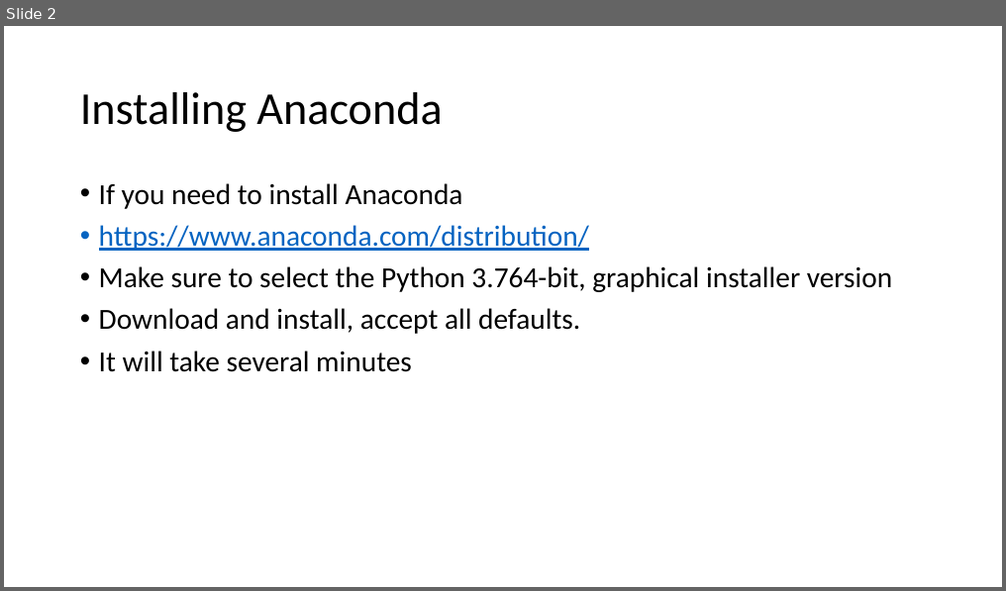
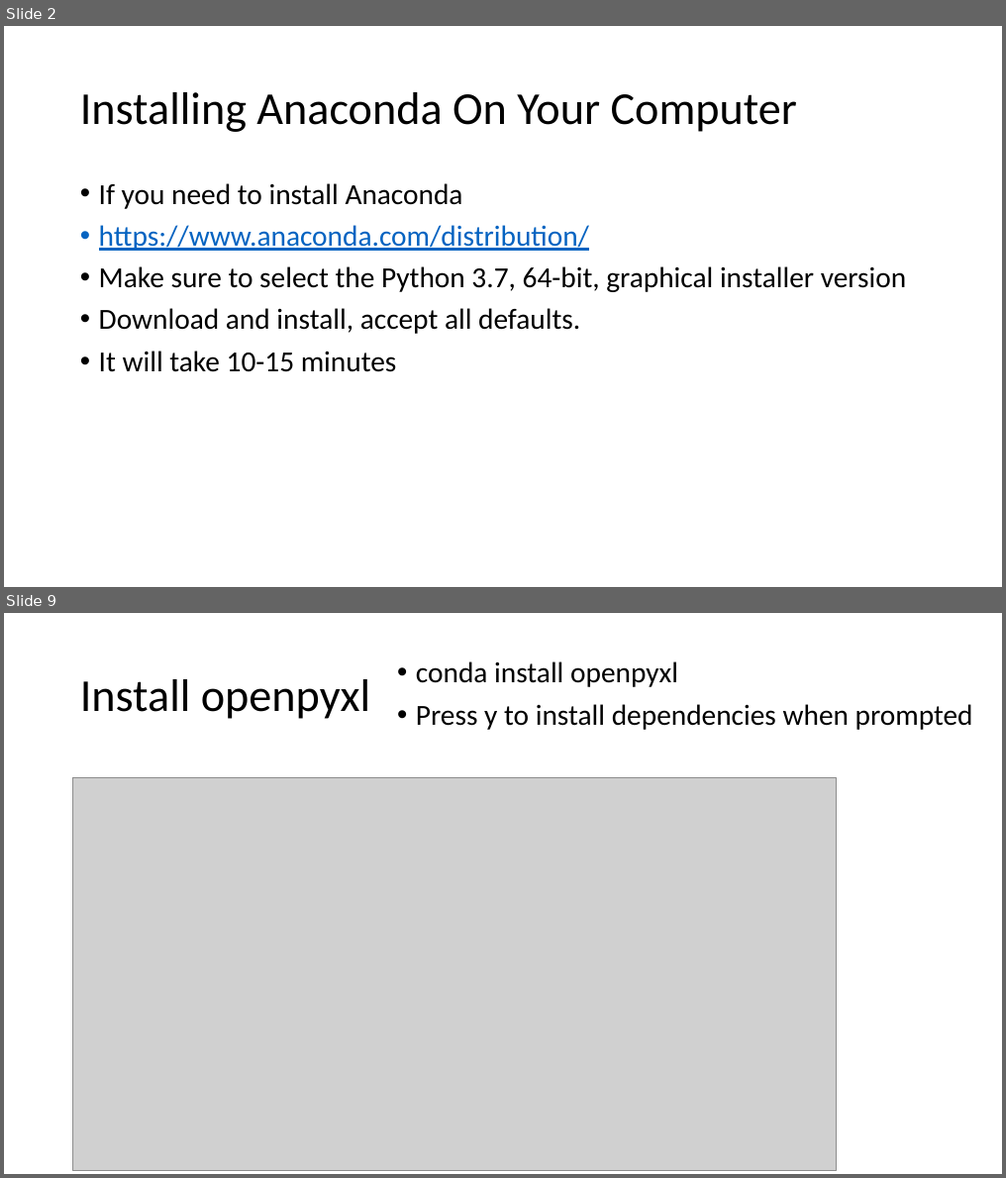
Before and after one commit to mike-babb/intro_to_python, a slide deck: Installing Anaconda and Geopandas.pptx. Shown one above the other, each under a label of ours: slide 2 before the commit, slides 2 and 9 after it; the slides between them are not shown. The pictures are 1006x591 and 1006x1178 pixels, drawn with LibreOffice and Linux fonts; fonts in the diff are those of the drawing; grey boxes stand for pictures. Boxes give left, top, right and bottom in pixels: in the first picture for what was removed or moved away, otherwise in the second. Text is boxed around its words. In the diff, an @@ line names an element or a change of style, - is before the commit and + after.

```diff
--- a/Installing Anaconda and Geopandas.pptx
+++ b/Installing Anaconda and Geopandas.pptx
@@ slide 9 added at (x1=4, y1=613, x2=1002, y2=1174), background #FFFFFF @@
@@ text added at (x1=416, y1=662, x2=973, y2=730), 28 pt, text #000000 @@
+• conda install openpyxl
+• Press y to install dependencies when prompted
@@ title added at (x1=80, y1=679, x2=370, y2=719), 44 pt, text #000000 @@
+Install openpyxl
@@ picture added at (x1=73, y1=778, x2=837, y2=1171) @@
@@ slide 2 changed as well @@
@@ title at (x1=80, y1=92, x2=797, y2=132): text changed @@
-Installing Anaconda
+Installing Anaconda On Your Computer
@@ text at (x1=99, y1=267, x2=906, y2=292): text changed @@
-• Make sure to select the Python 3.764-bit, graphical installer version
+• Make sure to select the Python 3.7, 64-bit, graphical installer version
@@ text at (x1=99, y1=351, x2=397, y2=372): text changed @@
-• It will take several minutes
+• It will take 10-15 minutes
```
Also in this commit, not shown: 1 other slide changed, 7 other slides added, 2 slides removed, 36 other files.
